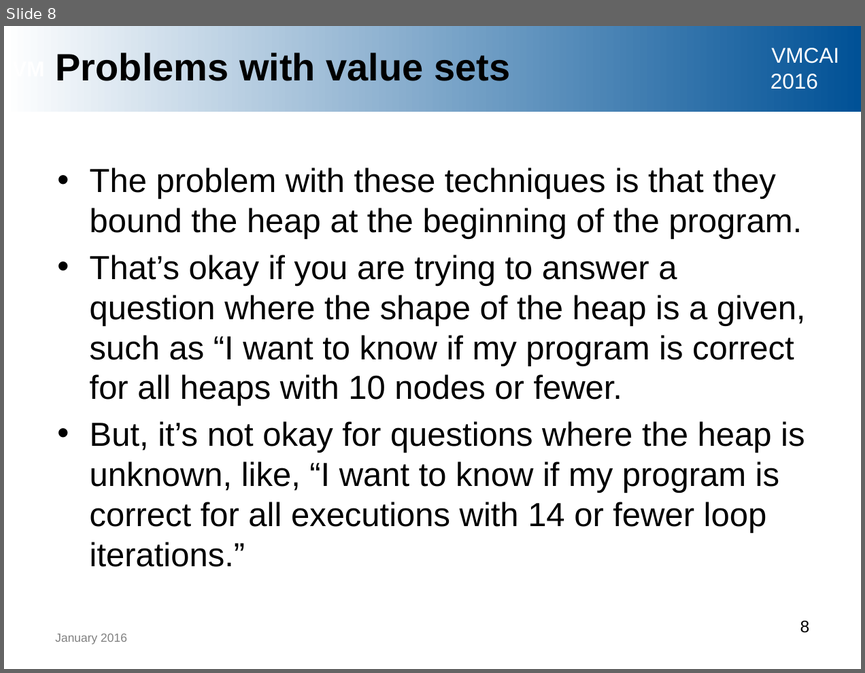
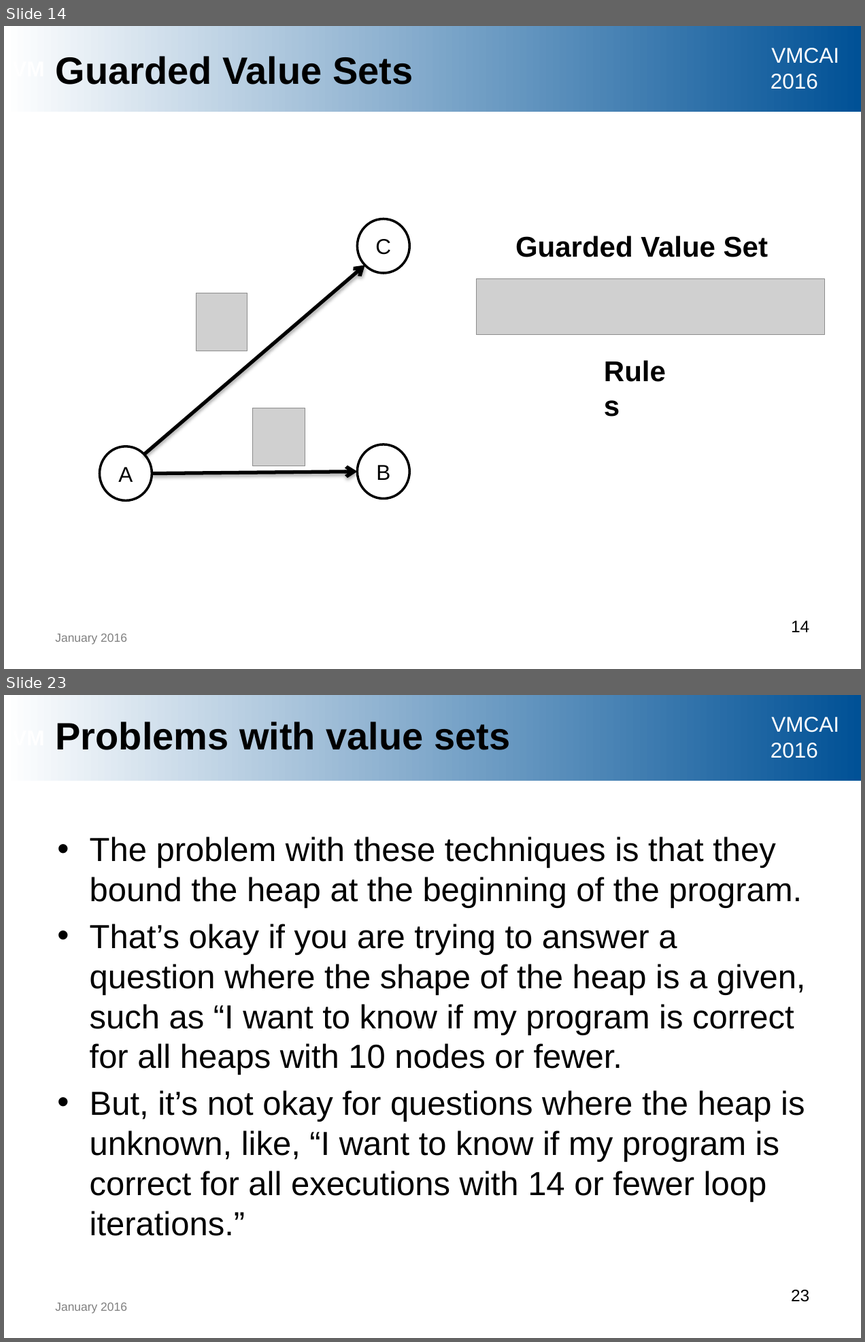
Before and after one commit to ericmercer/uber-lazy, a slide deck: vmcai-2016-slides/vmcai_presentation.pptx. Shown one above the other, each under a label of ours: slide 8 before the commit, slides 14 and 23 after it; the slides between them are not shown. The pictures are 865x673 and 865x1342 pixels, drawn with LibreOffice and Linux fonts; fonts in the diff are those of the drawing; grey boxes stand for pictures; background and template pictures are left out. Boxes give left, top, right and bottom in pixels: in the first picture for what was removed or moved away, otherwise in the second. Text is boxed around its words. In the diff, an @@ line names an element or a change of style, - is before the commit and + after.

```diff
--- a/vmcai-2016-slides/vmcai_presentation.pptx
+++ b/vmcai-2016-slides/vmcai_presentation.pptx
@@ slide 14 added at (x1=4, y1=26, x2=861, y2=669), background #FFFFFF; not listed: 3 template elements that a slide beside it also shows @@
@@ title added at (x1=56, y1=56, x2=413, y2=84), 32 pt, text #000000, bold @@
+Guarded Value Sets
@@ ellipse added at (x1=357, y1=219, x2=409, y2=273), fill #FFFFFF, outline #000000 2 pt, 18 pt, text #000000 @@
+C
@@ text added at (x1=515, y1=235, x2=768, y2=257), 24 pt, text #000000, bold @@
+Guarded Value Set
@@ arrow added from (145, 454) to (364, 265), #000000 3 pt @@
@@ picture added at (x1=476, y1=279, x2=825, y2=335) @@
@@ picture added at (x1=196, y1=293, x2=247, y2=351) @@
@@ text added at (x1=595, y1=349, x2=677, y2=392), 24 pt, text #000000, bold @@
+Rules
@@ picture added at (x1=252, y1=408, x2=305, y2=467) @@
@@ ellipse added at (x1=100, y1=446, x2=152, y2=500), fill #FFFFFF, outline #000000 2 pt, 18 pt, text #000000 @@
+A
@@ ellipse added at (x1=357, y1=444, x2=409, y2=498), fill #FFFFFF, outline #000000 2 pt, 18 pt, text #000000 @@
+B
@@ arrow added from (152, 473) to (357, 471), #000000 3 pt @@
@@ text added at (x1=55, y1=633, x2=127, y2=644), 10 pt, text #808080 @@
+January 2016
@@ page number added at (x1=791, y1=620, x2=809, y2=632), 14 pt, text #000000 @@
+14
@@ what was slide 8 is now slide 23 @@
@@ page number at (x1=791, y1=1289, x2=809, y2=1302): text changed @@
-8
+23
```
Also in this commit, not shown: 6 slides changed, 14 other slides added.
